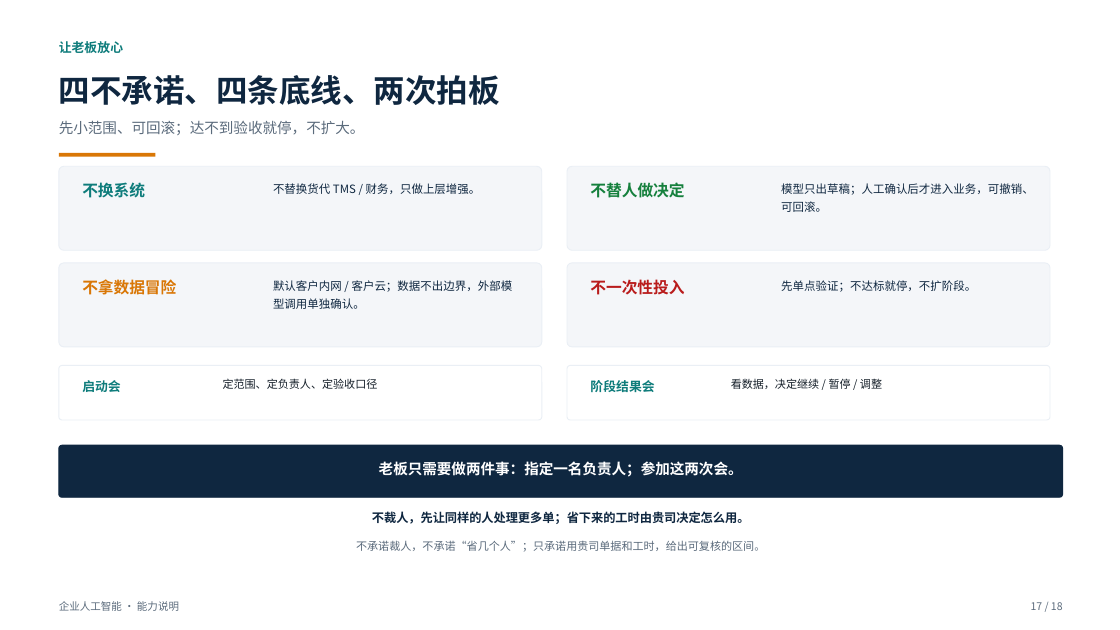
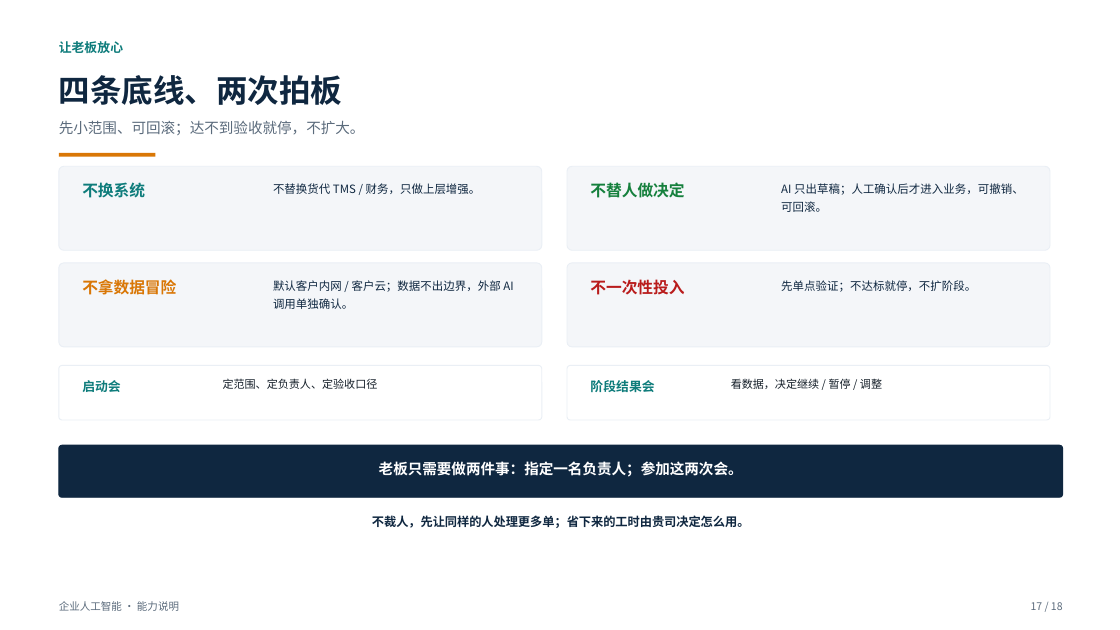
Before and after one commit to roma007/Enterprise-AI, a slide deck: slide 17 of 会客包/reports/客户老板版_系统能力介绍_2026-11-08.pptx. Drawn at 1120x630 pixels with LibreOffice and Linux fonts; fonts in the diff are those of the drawing. Boxes give left, top, right and bottom in pixels: in the first picture for what was removed or moved away, otherwise in the second. Text is boxed around its words. In the diff, an @@ line names an element or a change of style, - is before the commit and + after.

Commit message:
fix(copilot): 客户版 PPT 去工程术语并统一演示口径
图无影响：仅客户版 PPT 措辞、演示界面文案与截图，不改功能与节点状态。

```diff
--- a/会客包/reports/客户老板版_系统能力介绍_2026-11-08.pptx
+++ b/会客包/reports/客户老板版_系统能力介绍_2026-11-08.pptx
@@ text at <box>59,75,343,105</box>: text changed @@
-四不承诺、四条底线、两次拍板
+四条底线、两次拍板
@@ text at <box>781,183,1024,212</box>: text changed @@
-模型只出草稿；人工确认后才进入业务，可撤销、可回滚。
+AI 只出草稿；人工确认后才进入业务，可撤销、可回滚。
@@ text at <box>273,280,513,309</box>: text changed @@
-默认客户内网 / 客户云；数据不出边界，外部模型调用单独确认。
+默认客户内网 / 客户云；数据不出边界，外部 AI 调用单独确认。
@@ text "不裁人，先让同样的人处理更多单；省下来的工时由贵司决定怎么用。": place and size @@
-text "不裁人，先让同样的人处理更多单；省下来的工时由贵司决定怎么用。" at <box>372,511,750,524</box>
+text "不裁人，先让同样的人处理更多单；省下来的工时由贵司决定怎么用。" at <box>372,515,750,528</box>
@@ text removed at <box>356,541,765,552</box> @@
-不承诺裁人，不承诺“省几个人”；只承诺用贵司单据和工时，给出可复核的区间。
```
Also in this commit, not shown: 17 other slides changed, 47 other files.
